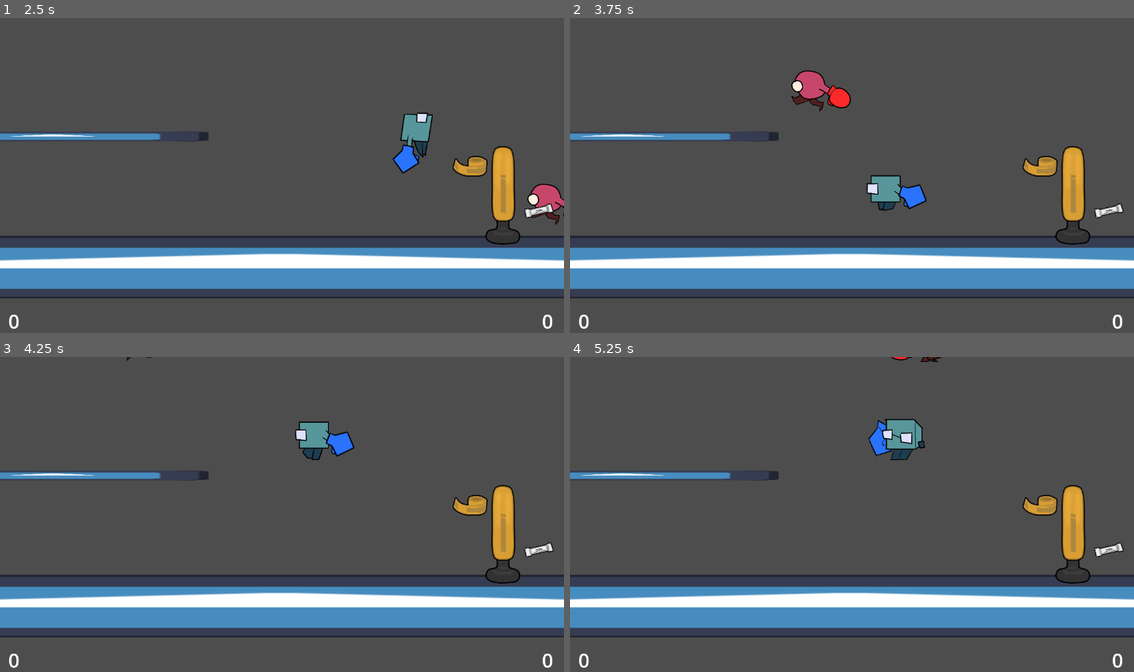
Above: before the commit, frames 1-4 (two rows, left to right).
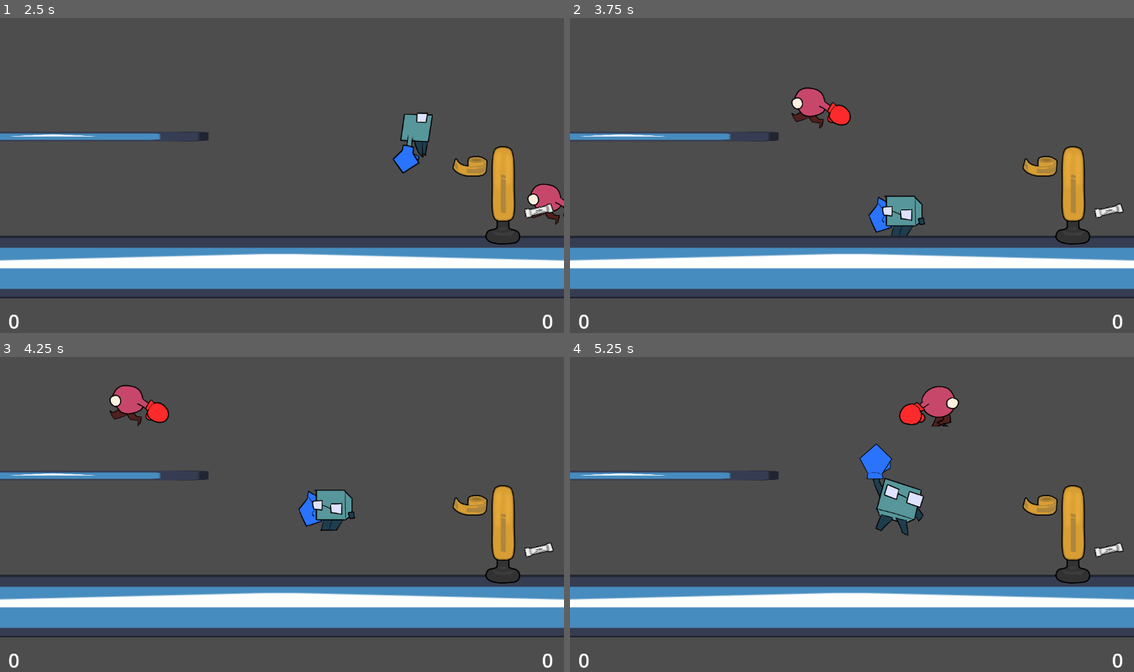
Above: after the commit, the same moments.

Repository: DATT4300PEOPLE/Upperdut
Game: Godot game, scene res://Levels/level_one.tscn
The game is run twice, just before and just after one commit, with the same random seed, the same clock (stepped at 60 frames per second) and the same inputs. The engine's default icon, where the game draws it, is replaced by a stand-in: a white triangle on a blue panel in a dark square.
Inputs:
- Up to frame 1 (2.5 s): hold Space (P1Jump) 0.53-1.28 s; hold D (P1Right) 0.53-2.03 s; tap Up (P2Jump) at 0.8, 1.35 s; tap Space (P1Jump) at 1.52, 1.55, 1.82 s; hold A (P1Left) from 2.03 s (still down); hold Up (P2Jump) from 2.03 s (still down); tap Q (P1Parry) at 2.1 s
- Up to frame 2 (3.75 s): keep holding A (P1Left); release Up (P2Jump) at 2.78 s; tap E (P1Punch) at 2.85 s; tap Space (P1Jump) at 3.02, 3.05, 3.32 s; hold Up (P2Jump) from 3.53 s (still down); tap Left (P2Left) at 3.6 s
- Up to frame 3 (4.25 s): keep holding A (P1Left); keep holding Up (P2Jump); tap Space (P1Jump) at 3.77, 4.07 s
- Up to frame 4 (5.25 s): release A (P1Left) at 4.28 s; release Up (P2Jump) at 4.28 s; hold D (P1Right) from 4.28 s (still down); tap / (P2Parry) at 4.35 s; tap Space (P1Jump) at 4.52, 4.55, 4.82 s; hold Up (P2Jump) from 5.03 s (still down); tap Shift (P2Punch) at 5.1 s

Frame 1 is identical in both runs. In frame 2, 2.7% of the frame differs, in the area x 39-64%, y 16-70%; in frame 3, 2.6%; in frame 4, 3.2%, in the area x 51-69%, y 0-57%.

Commit message:
Perfect Ladders

Diff:
--- a/upperdut/Levels/level_one.tscn
+++ b/upperdut/Levels/level_one.tscn
@@ -18,7 +18,7 @@
 size = Vector2(124.231, 1649.02)
 
 [sub_resource type="RectangleShape2D" id="RectangleShape2D_whtlt"]
-size = Vector2(57, 471)
+size = Vector2(57, 208.5)
 
 [node name="level_one" type="Node2D"]
 
@@ -84,7 +84,7 @@
 [node name="Ladde" type="Area2D" parent="."]
 
 [node name="CollisionShape2D" type="CollisionShape2D" parent="Ladde"]
-position = Vector2(469, 163)
+position = Vector2(470, 339.25)
 shape = SubResource("RectangleShape2D_whtlt")
 debug_color = Color(0.84424186, 0.0010430897, 0.9147864, 0.41960785)
 
@@ -103,7 +103,7 @@
 scale = Vector2(0.5, 0.5)
 texture = ExtResource("10_kmyb2")
 
-[connection signal="area_entered" from="Ladde" to="Player 1" method="_on_ladde_area_entered"]
-[connection signal="area_entered" from="Ladde" to="Player 2" method="_on_ladde_area_entered"]
-[connection signal="area_exited" from="Ladde" to="Player 1" method="_on_ladde_area_exited"]
-[connection signal="area_exited" from="Ladde" to="Player 2" method="_on_ladde_area_exited"]
+[connection signal="area_entered" from="Ladde" to="Player 1" method="_on_ladde_area_enteredp1"]
+[connection signal="area_entered" from="Ladde" to="Player 2" method="_on_ladde_area_enteredp2"]
+[connection signal="area_exited" from="Ladde" to="Player 1" method="_on_ladde_area_exitedp1"]
+[connection signal="area_exited" from="Ladde" to="Player 2" method="_on_ladde_area_exitedp2"]
--- a/upperdut/Scripts/player_movement.gd
+++ b/upperdut/Scripts/player_movement.gd
@@ -19,7 +19,8 @@
 var is_knocked_back = false
 var punch_multiplier = 1
 var action_timer = 0
-var on_ladder = false
+var p1_on_ladder = false
+var p2_on_ladder = false
 
 
 var move_dir = 0
@@ -43,14 +44,21 @@
 	player_hitbox.knockback_velocity = base_knockback_velocity
 
 func _physics_process(delta: float) -> void:
-	if !is_on_floor() and !on_ladder:
+	if !is_on_floor() and !p1_on_ladder || !p2_on_ladder:
 		velocity.y += get_gravity().y * delta
 
-	if on_ladder:
-		if Input.is_action_pressed("P1Jump") || Input.is_action_pressed("P2Jump"):
+	if p1_on_ladder:
+		if (Input.is_action_pressed("P1Jump") && PLAYER == 0):
 			velocity.y = -defaultSpeed*delta*50
 		else:
 			velocity.y = 0
+
+	if p2_on_ladder:
+		if (Input.is_action_pressed("P2Jump") && PLAYER != 0):
+			velocity.y = -defaultSpeed*delta*50
+		else:
+			velocity.y = 0
+
 	if is_knocked_back:
 		velocity = velocity.lerp(Vector2.ZERO, delta * 5) #Makes descent smoother, before player would stop on a dime
 		move_and_slide()
@@ -190,11 +198,18 @@
 	velocity = Vector2(knockback_velocity.x * knock_dir, knockback_velocity.y)
 	PlayerData.apply_damage(amount, PLAYER)
 
-func _on_ladde_area_entered(area: Area2D) -> void:
+func _on_ladde_area_enteredp1(area: Area2D) -> void:
+	if "player_collider1" in area.name:
+		p1_on_ladder = true
+
+func _on_ladde_area_exitedp1(area: Area2D) -> void:
+	if "player_collider1" in area.name:
+		p1_on_ladder = false
+
+func _on_ladde_area_enteredp2(area: Area2D) -> void:
 	if "player_collider" in area.name:
-		print("Test 2")
-		on_ladder = true
-
-func _on_ladde_area_exited(area: Area2D) -> void:
+		p2_on_ladder = true
+
+func _on_ladde_area_exitedp2(area: Area2D) -> void:
 	if "player_collider" in area.name:
-		on_ladder = false
+		p2_on_ladder = false
--- a/upperdut/Sprites/player_sprite.tscn
+++ b/upperdut/Sprites/player_sprite.tscn
@@ -59,8 +59,8 @@
 position = Vector2(1.5, 15)
 shape = SubResource("RectangleShape2D_8egcn")
 
-[node name="player_collider" type="Area2D" parent="."]
+[node name="player_collider1" type="Area2D" parent="."]
 
-[node name="CollisionShape2D" type="CollisionShape2D" parent="player_collider"]
+[node name="CollisionShape2D" type="CollisionShape2D" parent="player_collider1"]
 position = Vector2(-1.5, 16)
 shape = SubResource("RectangleShape2D_28uho")
